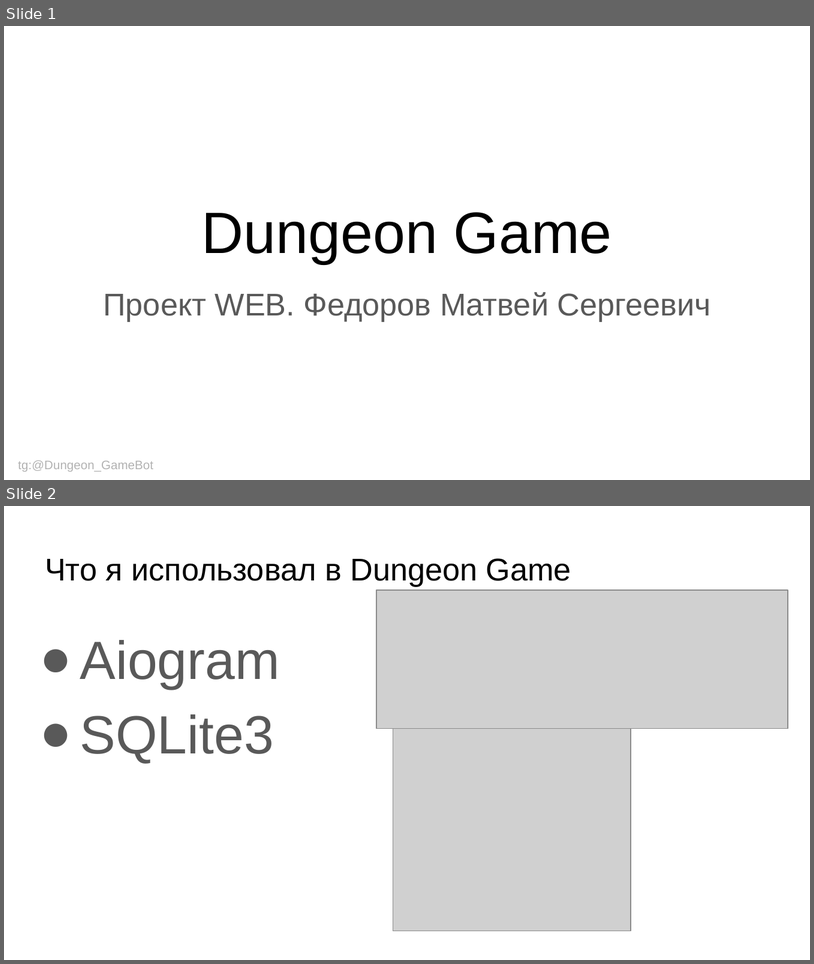
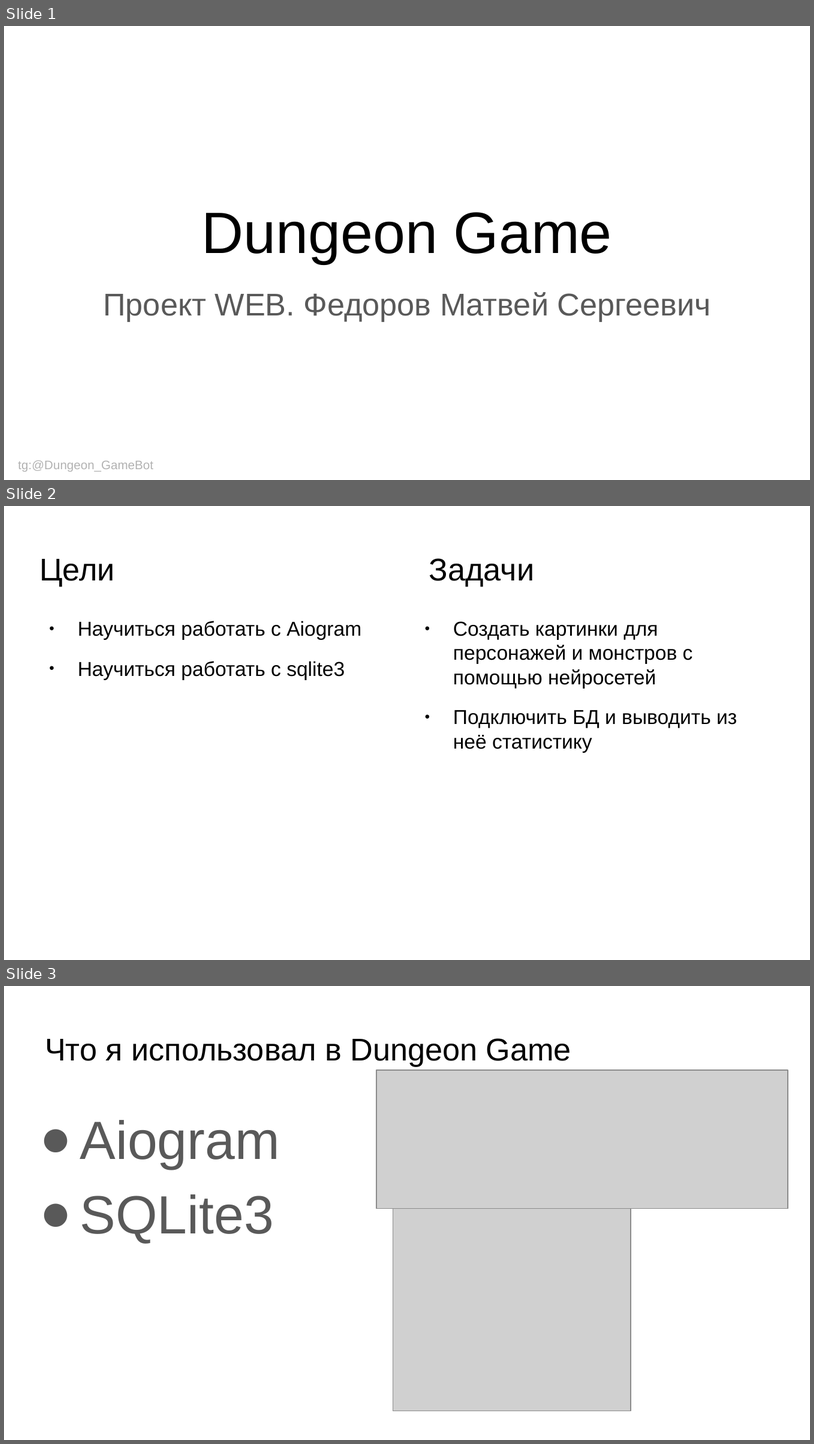
Before and after one commit to Mooro869/Dungeon_GameBOT, a slide deck: Презентация Dungeon Game.odp. Shown one above the other, each under a label of ours: slides 1 and 2 before the commit, slides 1, 2 and 3 after it. The pictures are 814x964 and 814x1444 pixels, drawn with LibreOffice and Linux fonts; fonts in the diff are those of the drawing; grey boxes stand for pictures. Boxes give left, top, right and bottom in pixels: in the first picture for what was removed or moved away, otherwise in the second. Text is boxed around its words. In the diff, an @@ line names an element or a change of style, - is before the commit and + after.

```diff
--- a/Презентация Dungeon Game.odp
+++ b/Презентация Dungeon Game.odp
@@ slide 2 added at (4,506,810,960), background #FFFFFF @@
@@ title added at (39,559,115,586), 28 pt, text #000000 @@
+Цели
@@ title added at (429,558,534,586), 28 pt, text #000000 @@
+Задачи
@@ text added at (78,621,362,679), 18 pt, text #000000 @@
+● Научиться работать с Aiogram
+● Научиться работать с sqlite3
@@ text added at (453,621,737,752), 18 pt, text #000000 @@
+● Создать картинки для персонажей и монстров с помощью нейросетей
+● Подключить БД и выводить из неё статистику
@@ what was slide 2 is now slide 3 @@
```
